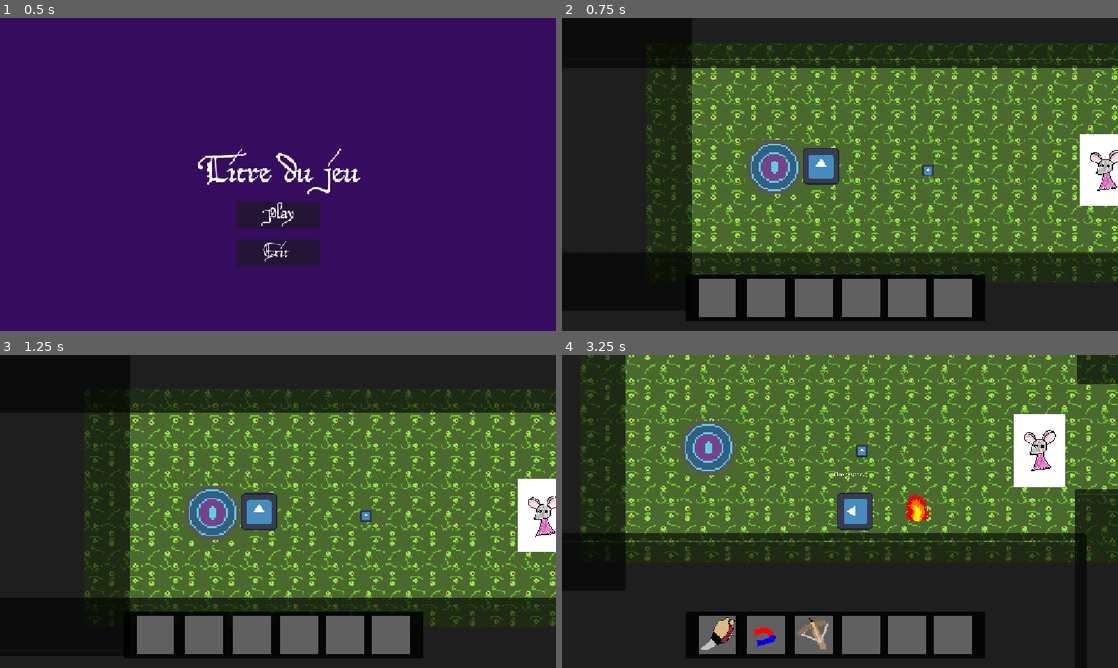
Above: before the commit, frames 1-4 (two rows, left to right).
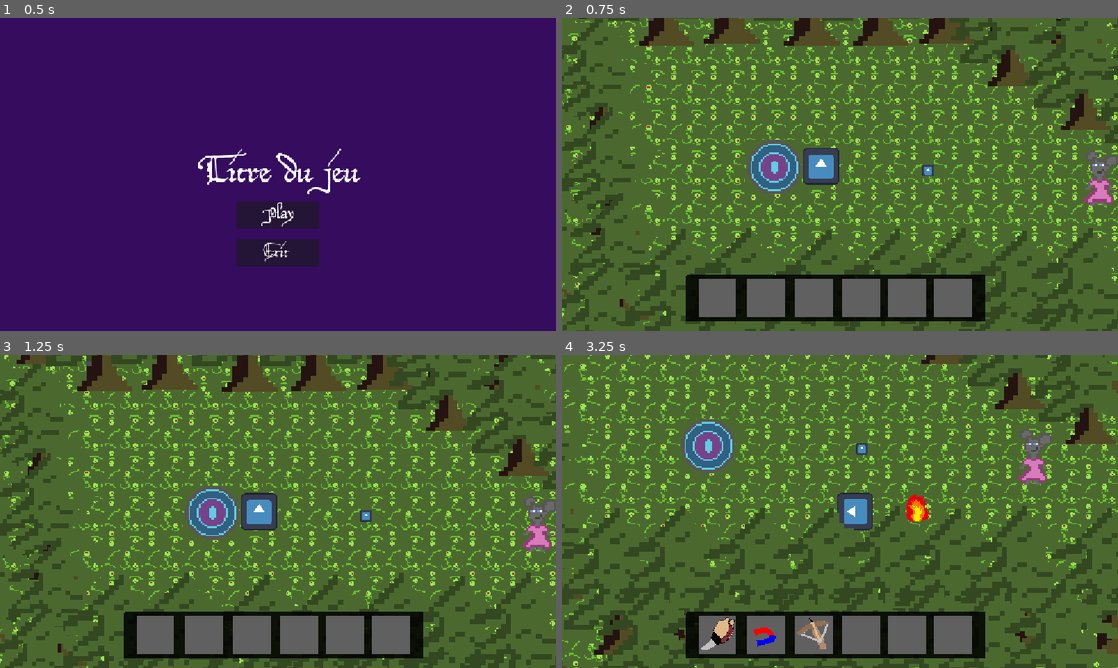
Above: after the commit, the same moments.

Repository: ygrecky/GameJam1
Game: Godot game, scene res://scenes/game_controller.tscn
The game is run twice, just before and just after one commit, with the same random seed, the same clock (stepped at 60 frames per second) and the same inputs. The engine's default icon, where the game draws it, is replaced by a stand-in: a white triangle on a blue panel in a dark square.
Inputs (mouse positions are in pixels of both pictures, inside the frame that each line leads up to):
- Up to frame 1 (0.5 s): no input
- Up to frame 2 (0.75 s): click (840, 215) at 0.5 s
- Up to frame 3 (1.25 s): no input
- Up to frame 4 (3.25 s): hold Right (right) 1.28-2.03 s; hold 1 (Slot 1) 1.28-2.03 s; hold Down (down) 2.03-2.78 s; tap 2 (Slot 2) at 2.1 s; hold Right (right) from 2.78 s (still down); hold 3 (Slot 3) from 2.78 s (still down)

Frame 1 is identical in both runs. In frame 2, 49% of the frame differs, in the area x 0-100%, y 0-100%; in frame 3, 49%; in frame 4, 56%.

Commit message:
Foret : Done

Diff:
--- a/assets/new_shader.gdshader
+++ /dev/null
@@ -1,14 +0,0 @@
-shader_type spatial;
-
-void vertex() {
-	// Called for every vertex the material is visible on.
-}
-
-void fragment() {
-	// Called for every pixel the material is visible on.
-}
-
-//void light() {
-//	// Called for every pixel for every light affecting the material.
-//	// Uncomment to replace the default light processing function with this one.
-//}
--- /dev/null
+++ b/scenes/Decoration/arbre.tscn
@@ -0,0 +1,17 @@
+[gd_scene format=3 uid="uid://c1vxwqj6ukppx"]
+
+[ext_resource type="Texture2D" uid="uid://cesmted3jij5b" path="res://assets/décor/sap1.png" id="1_xvcuy"]
+
+[sub_resource type="RectangleShape2D" id="RectangleShape2D_u081y"]
+size = Vector2(177, 134)
+
+[node name="Arbre" type="StaticBody2D" unique_id=1874252714]
+
+[node name="Sprite2D" type="Sprite2D" parent="." unique_id=1820589058]
+position = Vector2(0, 1)
+scale = Vector2(7.475, 7.475)
+texture = ExtResource("1_xvcuy")
+
+[node name="CollisionShape2D" type="CollisionShape2D" parent="." unique_id=1255315609]
+position = Vector2(-1.5, 57)
+shape = SubResource("RectangleShape2D_u081y")
--- /dev/null
+++ b/scenes/Decoration/bordure_foret_verticale.tscn
@@ -0,0 +1,53 @@
+[gd_scene format=3 uid="uid://bf7i54xbyggli"]
+
+[ext_resource type="Texture2D" uid="uid://cesmted3jij5b" path="res://assets/décor/sap1.png" id="1_jh7mt"]
+
+[sub_resource type="RectangleShape2D" id="RectangleShape2D_u081y"]
+size = Vector2(169, 514)
+
+[node name="Bordure foret verticale" type="StaticBody2D" unique_id=477169209]
+position = Vector2(535, 107)
+
+[node name="Sprite2D" type="Sprite2D" parent="." unique_id=726252845]
+position = Vector2(-22.99997, -231)
+scale = Vector2(6.14, 6.14)
+texture = ExtResource("1_jh7mt")
+
+[node name="Sprite2D2" type="Sprite2D" parent="." unique_id=1945958603]
+position = Vector2(60.000023, -193)
+scale = Vector2(6.14, 6.14)
+texture = ExtResource("1_jh7mt")
+
+[node name="Sprite2D3" type="Sprite2D" parent="." unique_id=2064292927]
+position = Vector2(-35.999996, -105)
+scale = Vector2(6.14, 6.14)
+texture = ExtResource("1_jh7mt")
+
+[node name="Sprite2D4" type="Sprite2D" parent="." unique_id=161961255]
+position = Vector2(74, -64)
+scale = Vector2(6.14, 6.14)
+texture = ExtResource("1_jh7mt")
+
+[node name="Sprite2D5" type="Sprite2D" parent="." unique_id=1380029963]
+position = Vector2(-21.99999, 23)
+scale = Vector2(6.14, 6.14)
+texture = ExtResource("1_jh7mt")
+
+[node name="Sprite2D6" type="Sprite2D" parent="." unique_id=251651148]
+position = Vector2(87, 55)
+scale = Vector2(6.14, 6.14)
+texture = ExtResource("1_jh7mt")
+
+[node name="Sprite2D7" type="Sprite2D" parent="." unique_id=1887016989]
+position = Vector2(-43.99999, 113.99999)
+scale = Vector2(6.14, 6.14)
+texture = ExtResource("1_jh7mt")
+
+[node name="Sprite2D8" type="Sprite2D" parent="." unique_id=881657762]
+position = Vector2(65.000015, 153.99998)
+scale = Vector2(6.14, 6.14)
+texture = ExtResource("1_jh7mt")
+
+[node name="CollisionShape2D" type="CollisionShape2D" parent="." unique_id=769107769]
+position = Vector2(17.5, 1)
+shape = SubResource("RectangleShape2D_u081y")
--- a/scenes/Decoration/bordure_forêt.tscn
+++ b/scenes/Decoration/bordure_forêt.tscn
@@ -1,18 +1,56 @@
 [gd_scene format=3 uid="uid://dhhc5yxb43h51"]
 
-[ext_resource type="Texture2D" uid="uid://bpubtjeqx4gp6" path="res://assets/Inventaire_texture.png" id="1_3eq3l"]
+[ext_resource type="Texture2D" uid="uid://cesmted3jij5b" path="res://assets/décor/sap1.png" id="1_3eq3l"]
 
 [sub_resource type="RectangleShape2D" id="RectangleShape2D_u081y"]
-size = Vector2(1142, 304)
+size = Vector2(1142, 213)
 
 [node name="Bordure forêt" type="StaticBody2D" unique_id=170095540]
-position = Vector2(-1507, -489)
+position = Vector2(-1532, -482)
 
 [node name="Sprite2D" type="Sprite2D" parent="." unique_id=1426835892]
-position = Vector2(-3.999878, 92)
-scale = Vector2(0.47903225, 0.28962374)
+z_index = 1
+position = Vector2(-474.67993, -75.67999)
+scale = Vector2(11.895, 11.895)
 texture = ExtResource("1_3eq3l")
 
 [node name="CollisionShape2D" type="CollisionShape2D" parent="." unique_id=2098699364]
-position = Vector2(6, 13)
+z_index = 1
+position = Vector2(1.3200684, 0.32000732)
 shape = SubResource("RectangleShape2D_u081y")
+
+[node name="Sprite2D2" type="Sprite2D" parent="." unique_id=605094413]
+z_index = 1
+position = Vector2(-321.67993, -79.67999)
+scale = Vector2(11.895, 11.895)
+texture = ExtResource("1_3eq3l")
+
+[node name="Sprite2D3" type="Sprite2D" parent="." unique_id=1839500655]
+z_index = 1
+position = Vector2(-133.67993, -74.67999)
+scale = Vector2(11.895, 11.895)
+texture = ExtResource("1_3eq3l")
+
+[node name="Sprite2D4" type="Sprite2D" parent="." unique_id=485617159]
+z_index = 1
+position = Vector2(26.320068, -75.67999)
+scale = Vector2(11.895, 11.895)
+texture = ExtResource("1_3eq3l")
+
+[node name="Sprite2D5" type="Sprite2D" parent="." unique_id=1354682496]
+z_index = 1
+position = Vector2(182.32007, -79.67999)
+scale = Vector2(11.895, 11.895)
+texture = ExtResource("1_3eq3l")
+
+[node name="Sprite2D6" type="Sprite2D" parent="." unique_id=102555458]
+z_index = 1
+position = Vector2(323.32007, -72.67999)
+scale = Vector2(11.895, 11.895)
+texture = ExtResource("1_3eq3l")
+
+[node name="Sprite2D7" type="Sprite2D" parent="." unique_id=2018771825]
+z_index = 1
+position = Vector2(479.32007, -79.67999)
+scale = Vector2(11.895, 11.895)
+texture = ExtResource("1_3eq3l")
--- a/scenes/Levels/Forêt.tscn
+++ b/scenes/Levels/Forêt.tscn
@@ -2,6 +2,7 @@
 
 [ext_resource type="PackedScene" uid="uid://dhhc5yxb43h51" path="res://scenes/Decoration/bordure_forêt.tscn" id="1_0tc75"]
 [ext_resource type="PackedScene" uid="uid://cs6uqe11x4rm3" path="res://scenes/boite_texte.tscn" id="1_epbjm"]
+[ext_resource type="PackedScene" uid="uid://c1vxwqj6ukppx" path="res://scenes/Decoration/arbre.tscn" id="1_hos08"]
 [ext_resource type="PackedScene" uid="uid://idj78xtahws3" path="res://scenes/Decoration/autel.tscn" id="2_idvjd"]
 [ext_resource type="PackedScene" uid="uid://tmyu1glooduk" path="res://scenes/feuille_grimoire.tscn" id="2_qocma"]
 [ext_resource type="PackedScene" uid="uid://cpq1px774y8xe" path="res://scenes/Decoration/feuille_papier.tscn" id="4_lowvy"]
@@ -9,6 +10,7 @@
 [ext_resource type="PackedScene" uid="uid://b4q1fjw45e8nh" path="res://scenes/Decoration/sol.tscn" id="5_lowvy"]
 [ext_resource type="PackedScene" uid="uid://c85teiosuenrx" path="res://scenes/pnj.tscn" id="6_twwjl"]
 [ext_resource type="Script" uid="uid://uhnbr4rrjc57" path="res://scripts/pnj_départ.gd" id="8_epbjm"]
+[ext_resource type="PackedScene" uid="uid://bf7i54xbyggli" path="res://scenes/Decoration/bordure_foret_verticale.tscn" id="10_gte6x"]
 
 [node name="Forêt" type="Node2D" unique_id=1533303300]
 
@@ -17,17 +19,12 @@
 [node name="Feuille_grimoire" parent="." unique_id=1217721136 instance=ExtResource("2_qocma")]
 
 [node name="Bordure forêt" parent="." unique_id=170095540 instance=ExtResource("1_0tc75")]
-position = Vector2(105, -727)
-scale = Vector2(1.89, 2.4)
-
-[node name="Bordure forêt2" parent="." unique_id=1914298677 instance=ExtResource("1_0tc75")]
-position = Vector2(105, 639)
-scale = Vector2(1.89, 2.565)
+position = Vector2(1860.0001, -626)
+scale = Vector2(1.5, 1.5)
 
 [node name="Bordure forêt3" parent="." unique_id=366830749 instance=ExtResource("1_0tc75")]
-position = Vector2(-750, -64)
-rotation = 1.5707964
-scale = Vector2(1, 2.195)
+position = Vector2(237, 558)
+scale = Vector2(1.5, 1.5)
 
 [node name="Autel" parent="." unique_id=1929311227 instance=ExtResource("2_idvjd")]
 position = Vector2(-167, -9)
@@ -39,7 +36,7 @@
 destination_path = "res://scenes/Levels/Place village.tscn"
 
 [node name="Bordure forêt4" parent="." unique_id=1035199119 instance=ExtResource("1_0tc75")]
-position = Vector2(1521, 24)
+position = Vector2(1485, -205)
 rotation = 1.5707964
 
 [node name="FeuillePapier" parent="." unique_id=1749185933 instance=ExtResource("4_lowvy")]
@@ -50,16 +47,72 @@
 position = Vector2(948, -403)
 scale = Vector2(0.22, 0.22)
 
-[node name="Bordure forêt5" parent="." unique_id=1551083052 instance=ExtResource("1_0tc75")]
-position = Vector2(1287, -790)
-rotation = 1.5707964
+[node name="pnj" parent="." unique_id=281381040 instance=ExtResource("6_twwjl")]
+position = Vector2(994, 4.7683716e-07)
+scale = Vector2(1.29, 1.29)
+script = ExtResource("8_epbjm")
 
-[node name="Bordure forêt6" parent="." unique_id=1215209762 instance=ExtResource("1_0tc75")]
-position = Vector2(1279, 702)
-rotation = 1.5707964
+[node name="Bordure forêt7" parent="." unique_id=2057129823 instance=ExtResource("1_0tc75")]
+position = Vector2(160, -603)
+scale = Vector2(1.5, 1.5)
 
-[node name="pnj" parent="." unique_id=281381040 instance=ExtResource("6_twwjl")]
-position = Vector2(999, 5)
-scale = Vector2(1.81, 1.81)
-script = ExtResource("8_epbjm")
-image_link = ""
+[node name="Bordure forêt8" parent="." unique_id=174144138 instance=ExtResource("1_0tc75")]
+position = Vector2(1966, 558)
+scale = Vector2(1.5, 1.5)
+
+[node name="Sol2" parent="." unique_id=1031356795 instance=ExtResource("5_lowvy")]
+z_index = -1
+position = Vector2(977.99994, 431.99997)
+scale = Vector2(0.22, 0.22)
+
+[node name="Sol3" parent="." unique_id=217824967 instance=ExtResource("5_lowvy")]
+z_index = -1
+position = Vector2(989, -1229)
+scale = Vector2(0.22, 0.22)
+
+[node name="Bordure forêt9" parent="." unique_id=1602712998 instance=ExtResource("1_0tc75")]
+position = Vector2(374.00012, 826)
+scale = Vector2(1.5, 1.5)
+
+[node name="Sol4" parent="." unique_id=1137882598 instance=ExtResource("5_lowvy")]
+z_index = -1
+position = Vector2(-994, 429)
+scale = Vector2(0.22, 0.22)
+
+[node name="Sol5" parent="." unique_id=1833871390 instance=ExtResource("5_lowvy")]
+z_index = -1
+position = Vector2(-1027, -403)
+scale = Vector2(0.22, 0.22)
+
+[node name="Sol6" parent="." unique_id=840182189 instance=ExtResource("5_lowvy")]
+z_index = -1
+position = Vector2(-1031, -1236)
+scale = Vector2(0.22, 0.22)
+
+[node name="Bordure foret verticale" parent="." unique_id=477169209 instance=ExtResource("10_gte6x")]
+position = Vector2(-916, 146.00002)
+scale = Vector2(2.52, 2.52)
+
+[node name="Bordure foret verticale2" parent="." unique_id=632598810 instance=ExtResource("10_gte6x")]
+position = Vector2(-938, -1161.9999)
+scale = Vector2(2.52, 2.52)
+
+[node name="Arbre4" parent="." unique_id=1874252714 instance=ExtResource("1_hos08")]
+z_index = 2
+position = Vector2(1215, -448)
+scale = Vector2(2.13, 2.13)
+
+[node name="Arbre2" parent="." unique_id=635109617 instance=ExtResource("1_hos08")]
+z_index = 2
+position = Vector2(664.00006, -548)
+scale = Vector2(2.13, 2.13)
+
+[node name="Arbre" parent="." unique_id=1758944745 instance=ExtResource("1_hos08")]
+z_index = 2
+position = Vector2(922, -392.00003)
+scale = Vector2(2.13, 2.13)
+
+[node name="Arbre3" parent="." unique_id=407187694 instance=ExtResource("1_hos08")]
+z_index = 2
+position = Vector2(1173, -267)
+scale = Vector2(2.13, 2.13)
--- a/scenes/Levels/Place village.tscn
+++ b/scenes/Levels/Place village.tscn
@@ -14,6 +14,7 @@
 [ext_resource type="PackedScene" uid="uid://cm3it50luwt1b" path="res://scenes/Decoration/chemin et virage.tscn" id="12_n1env"]
 [ext_resource type="PackedScene" uid="uid://dxoqlvh3iwc81" path="res://scenes/Decoration/puit.tscn" id="13_rhp8x"]
 [ext_resource type="PackedScene" uid="uid://rfwu7hewpvwa" path="res://scenes/Decoration/fontaine.tscn" id="14_2d8mv"]
+[ext_resource type="PackedScene" uid="uid://bf7i54xbyggli" path="res://scenes/Decoration/bordure_foret_verticale.tscn" id="15_rhp8x"]
 
 [sub_resource type="PackedScene" id="PackedScene_0dq5c"]
 _bundled = {
@@ -34,7 +35,7 @@
 
 [node name="Sol3" parent="." unique_id=1363791764 instance=ExtResource("2_vkgck")]
 position = Vector2(658, -1068)
-scale = Vector2(0.22, 0.22)
+scale = Vector2(0.235, 0.235)
 
 [node name="Sol4" parent="." unique_id=603736029 instance=ExtResource("2_vkgck")]
 position = Vector2(652, -236.00002)
@@ -48,18 +49,6 @@
 
 [node name="Bordure forêt3" parent="." unique_id=882547539 instance=ExtResource("1_84da0")]
 position = Vector2(-742, 23)
-
-[node name="Bordure forêt4" parent="." unique_id=1231256347 instance=ExtResource("1_84da0")]
-position = Vector2(-56, -994)
-rotation = 1.5707964
-
-[node name="Bordure forêt5" parent="." unique_id=807540692 instance=ExtResource("1_84da0")]
-position = Vector2(-65, 1052)
-rotation = 1.5707964
-
-[node name="Bordure forêt6" parent="." unique_id=1598834118 instance=ExtResource("1_84da0")]
-position = Vector2(-56, 2204)
-rotation = 1.5707964
 
 [node name="Sol" parent="." unique_id=1354794877 instance=ExtResource("2_vkgck")]
 position = Vector2(664, -1885)
@@ -99,10 +88,9 @@
 position = Vector2(5895, -11)
 
 [node name="pnj" parent="." unique_id=281381040 instance=ExtResource("4_t8uv5")]
-position = Vector2(617, 4.000004)
-scale = Vector2(1.86, 1.86)
+position = Vector2(959, -220)
+scale = Vector2(1.29, 1.29)
 text_box = SubResource("PackedScene_0dq5c")
-image_link = "res://assets/Personnages/souris.jpg"
 
 [node name="Maison" parent="." unique_id=59623987 instance=ExtResource("6_4hvs0")]
 position = Vector2(653, -387.99994)
@@ -128,7 +116,7 @@
 scale = Vector2(15.015, 15.015)
 
 [node name="Chemin" parent="." unique_id=486713908 instance=ExtResource("5_kquo5")]
-position = Vector2(673, 97)
+position = Vector2(725, 101)
 
 [node name="Chemin2" parent="." unique_id=774553325 instance=ExtResource("5_kquo5")]
 position = Vector2(2864, 1198)
@@ -152,3 +140,7 @@
 [node name="Fontaine" parent="." unique_id=1356898558 instance=ExtResource("14_2d8mv")]
 position = Vector2(2830, 1531.9999)
 scale = Vector2(1.755, 1.755)
+
+[node name="Bordure foret verticale" parent="." unique_id=477169209 instance=ExtResource("15_rhp8x")]
+position = Vector2(-74, -831.99994)
+scale = Vector2(1.895, 1.895)
--- a/scenes/player.tscn
+++ b/scenes/player.tscn
@@ -66,7 +66,7 @@
 [node name="Label" type="Label" parent="Node2D/interaction_label" unique_id=2001153775]
 offset_left = -539.9995
 offset_top = 52.239136
-offset_right = 627.0005
+offset_right = 700.0
 offset_bottom = 230.23914
 theme_override_font_sizes/font_size = 130
 text = "Press space to talk"
--- a/scenes/pnj.tscn
+++ b/scenes/pnj.tscn
@@ -1,22 +1,26 @@
 [gd_scene format=3 uid="uid://c85teiosuenrx"]
 
-[ext_resource type="Texture2D" uid="uid://bfww10vqliay" path="res://assets/Personnages/renard1.jpg" id="1_0yhv8"]
 [ext_resource type="Script" uid="uid://bbyw1y6o1di1w" path="res://scripts/pnj.gd" id="1_xg58l"]
 [ext_resource type="PackedScene" uid="uid://cs6uqe11x4rm3" path="res://scenes/boite_texte.tscn" id="2_3is8m"]
+[ext_resource type="Texture2D" uid="uid://bvl85ybt41gdr" path="res://assets/Personnages/souris_pixel.png" id="3_3is8m"]
 
 [sub_resource type="RectangleShape2D" id="RectangleShape2D_ayuyq"]
+size = Vector2(86, 83)
 
 [node name="pnj" type="CharacterBody2D" unique_id=281381040 node_paths=PackedStringArray("sprite")]
 z_index = 5
 position = Vector2(200, 200)
+scale = Vector2(1.66, 1.66)
 script = ExtResource("1_xg58l")
 text_box = ExtResource("2_3is8m")
-image_link = "res://assets/souris.jpg"
+image_link = "res://assets/Personnages/souris_pixel.png"
 sprite = NodePath("Sprite2D")
 
 [node name="CollisionShape2D" type="CollisionShape2D" parent="." unique_id=1291735682]
+position = Vector2(-5, 63.5)
+scale = Vector2(0.845, 0.845)
 shape = SubResource("RectangleShape2D_ayuyq")
 
 [node name="Sprite2D" type="Sprite2D" parent="." unique_id=156503641]
-scale = Vector2(0.04, 0.04)
-texture = ExtResource("1_0yhv8")
+scale = Vector2(6.395, 6.395)
+texture = ExtResource("3_3is8m")
--- a/scripts/pnj_départ.gd
+++ b/scripts/pnj_départ.gd
@@ -24,7 +24,6 @@
 
 
 func _ready() -> void:
-	image_link = "res://assets/Personnages/souris.jpg"
 	sprite.texture = load(image_link)
 	var speed = 75
 
Not shown, removed: assets/new_shader.gdshader.uid
